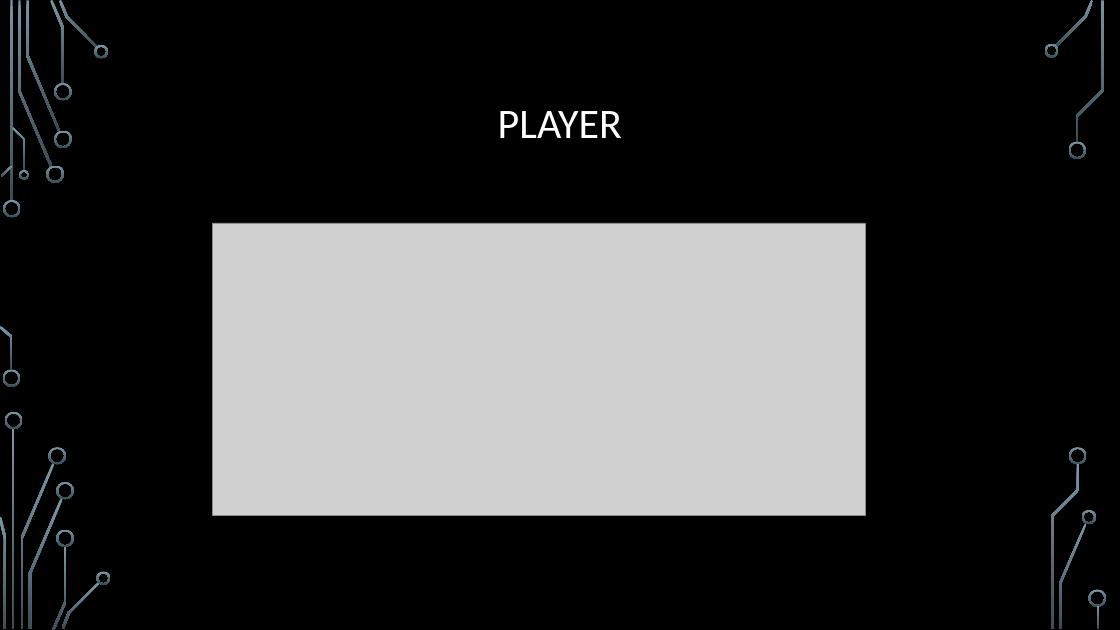
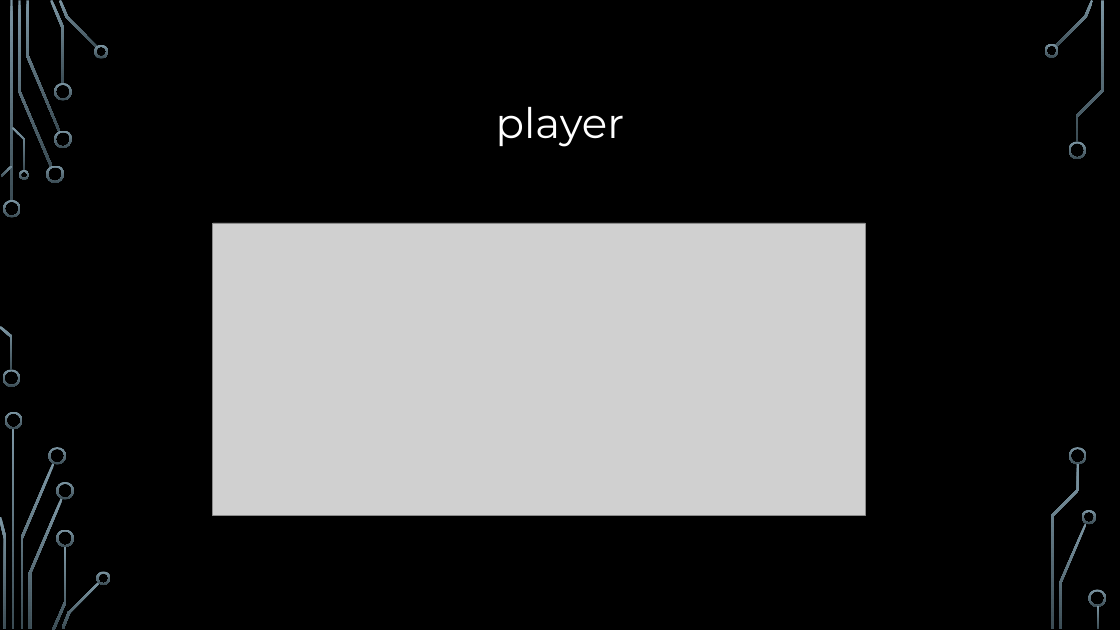
Before and after one commit to AmiriShavaki/Graphical-Chess-Game, a slide deck: slide 8 of powerPoint/به نام خدا).pptx. Drawn at 1120x630 pixels with LibreOffice and Linux fonts; fonts in the diff are those of the drawing; grey boxes stand for pictures; background and template pictures are left out. Boxes give left, top, right and bottom in pixels: in the first picture for what was removed or moved away, otherwise in the second. Text is boxed around its words. In the diff, an @@ line names an element or a change of style, - is before the commit and + after.

```diff
--- a/powerPoint/به نام خدا).pptx
+++ b/powerPoint/به نام خدا).pptx
@@ title at <box>496,107,624,147</box>: text changed; font Calibri to Montserrat @@
-PLAYER
+player
```
Also in this commit, not shown: 8 other slides changed, 12 slides added, 2 slides removed, 11 other files.
